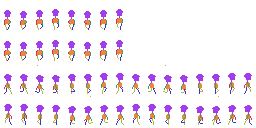
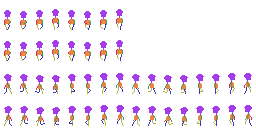
Comparing the layer stacks of the two 256×128 images. Changes:
painted on "Left" over [4, 96, 252, 126]
painted on "Right" over [37, 65, 166, 66]
